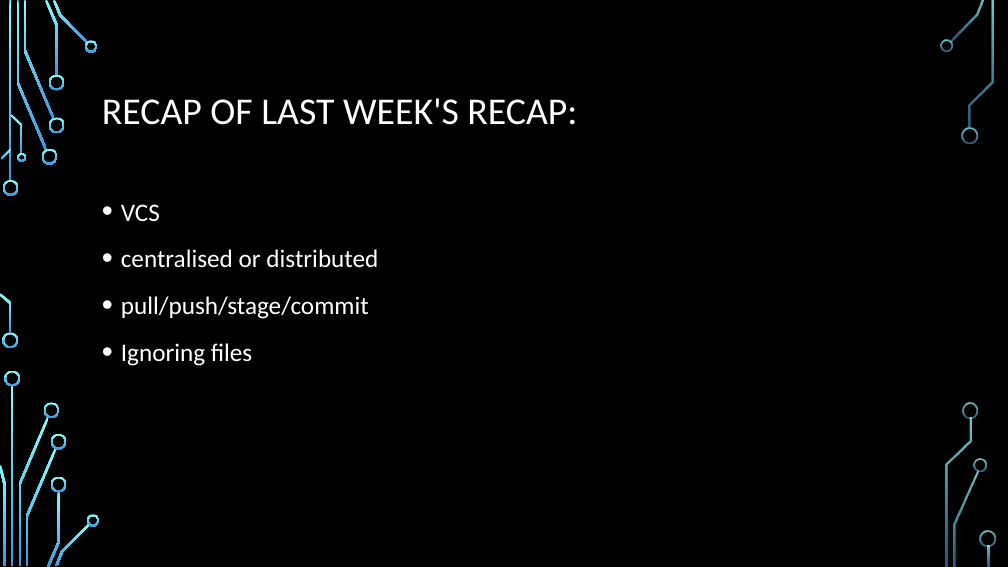
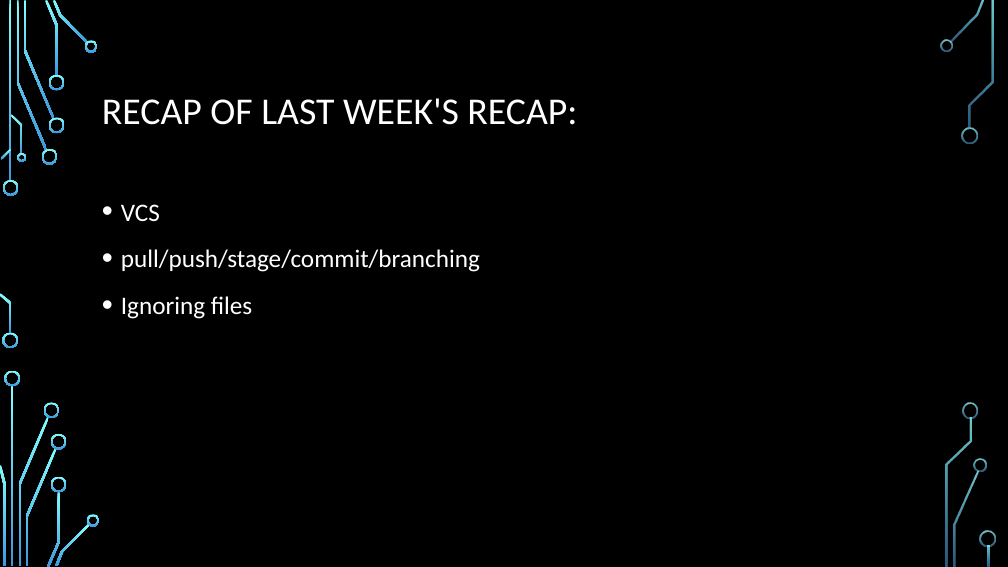
Before and after one commit to Gi-gio/killerRobot, a slide deck: slide 3 of Recap_06.10.17.pptx. Drawn at 1008x567 pixels with LibreOffice and Linux fonts; fonts in the diff are those of the drawing; background and template pictures are left out. Boxes give left, top, right and bottom in pixels: in the first picture for what was removed or moved away, otherwise in the second. Text is boxed around its words. In the diff, an @@ line names an element or a change of style, - is before the commit and + after.

Commit message:
Recap final

```diff
--- a/Recap_06.10.17.pptx
+++ b/Recap_06.10.17.pptx
@@ text at [121,249,480,272]: text changed @@
-• centralised or distributed
-• pull/push/stage/commit
+• pull/push/stage/commit/branching
```
Also in this commit, not shown: 2 other slides changed, 3 slides added, 1 other file.
